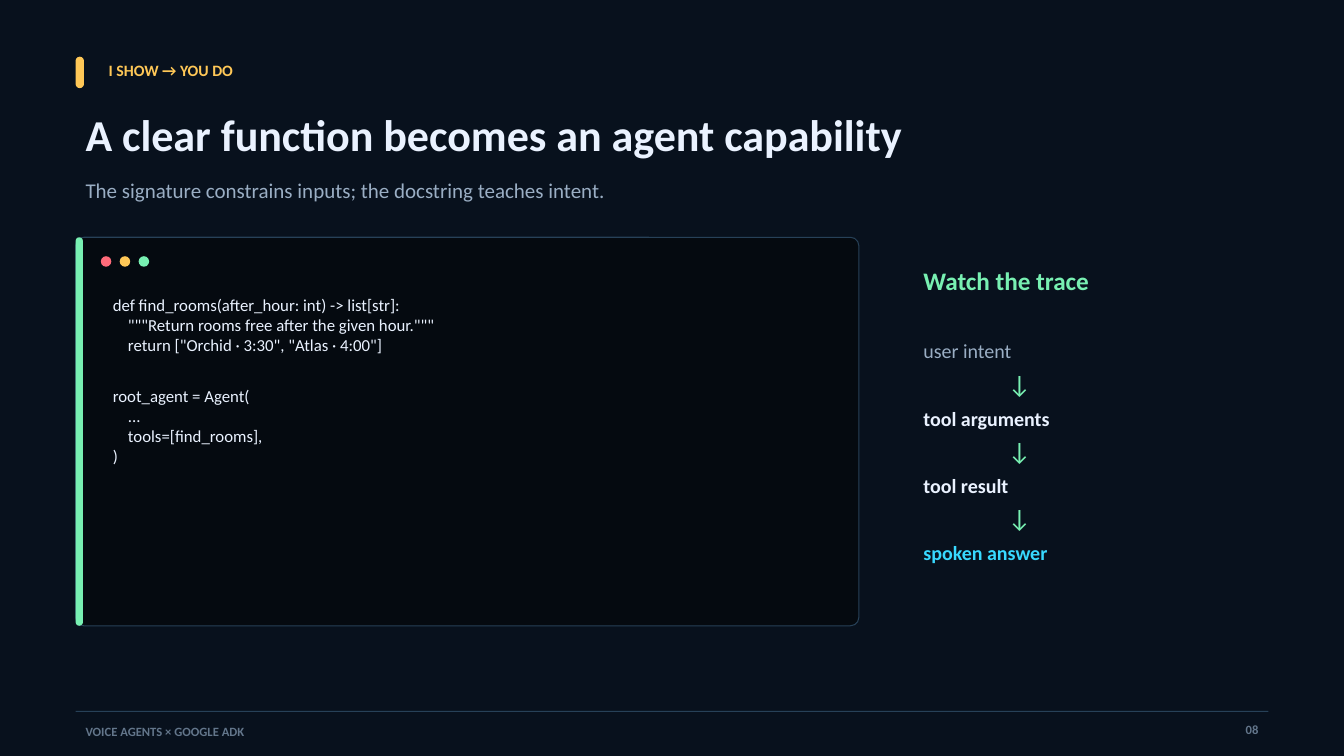
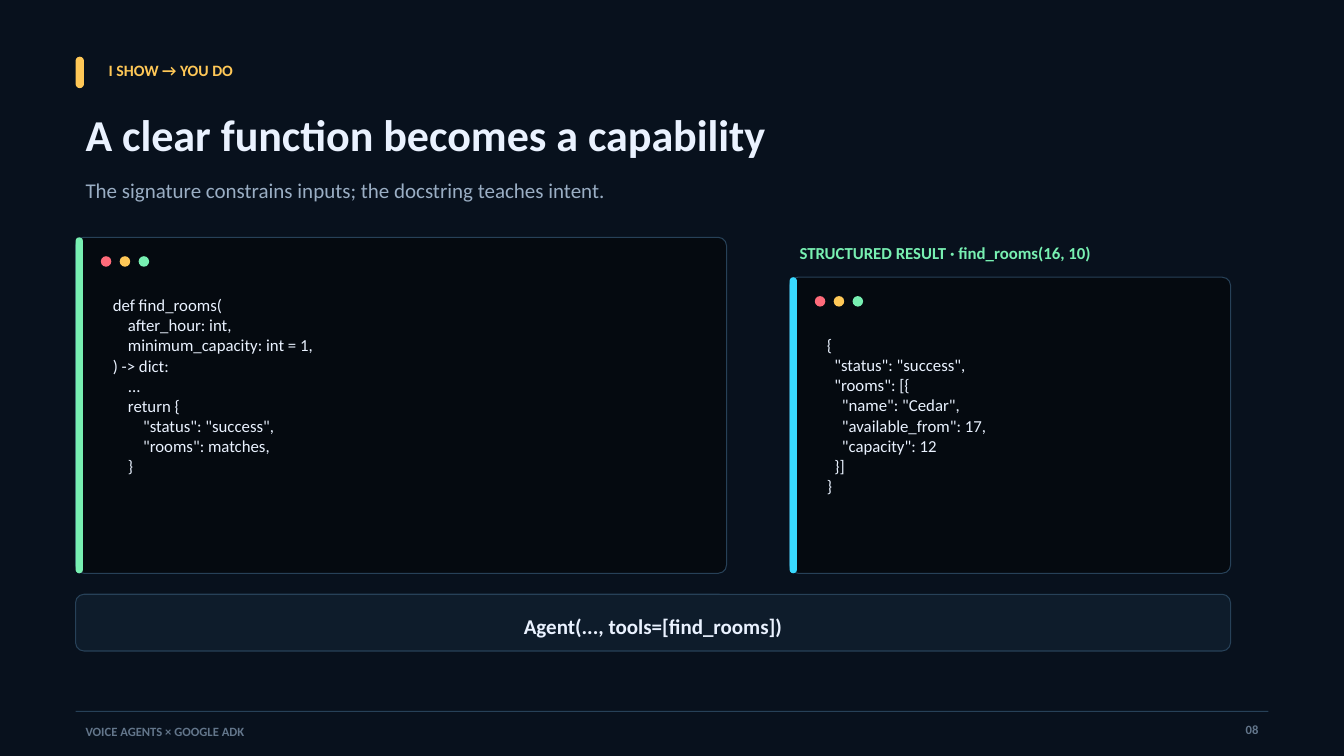
Before and after one commit to aswincsekar/adk-voice-workshop, a slide deck: slide 8 of slides/google-adk-voice-agents-workshop.pptx. Drawn at 1344x756 pixels with LibreOffice and Linux fonts; fonts in the diff are those of the drawing. Boxes give left, top, right and bottom in pixels: in the first picture for what was removed or moved away, otherwise in the second. Text is boxed around its words. In the diff, an @@ line names an element or a change of style, - is before the commit and + after.

Commit message:
Align slides with workshop implementation

```diff
--- a/slides/google-adk-voice-agents-workshop.pptx
+++ b/slides/google-adk-voice-agents-workshop.pptx
@@ text at (86, 120, 765, 158): text changed @@
-A clear function becomes an agent capability
+A clear function becomes a capability
@@ rounded rectangle: place and size @@
-rounded rectangle at (76, 237, 83, 625)
+rounded rectangle at (76, 237, 83, 573)
@@ rounded rectangle: place and size @@
-rounded rectangle at (76, 237, 859, 625)
+rounded rectangle at (76, 237, 727, 573)
@@ rounded rectangle at (76, 237, 727, 573): proportions changed @@
@@ text at (800, 246, 1090, 262): text changed; size 18 to 12 pt @@
-Watch the trace
+STRUCTURED RESULT · find_rooms(16, 10)
@@ text at (113, 299, 313, 372): text changed @@
-def find_rooms(after_hour: int) -> list[str]:
-"""Return rooms free after the given hour."""
-return ["Orchid · 3:30", "Atlas · 4:00"]
-root_agent = Agent(
+def find_rooms(
+after_hour: int,
+minimum_capacity: int = 1,
+) -> dict:
@@ rounded rectangle added at (789, 277, 1231, 574), fill #050A10, outline #274158 0.75 pt @@
@@ rounded rectangle added at (789, 277, 797, 574), fill #38D9FF @@
@@ ellipse added at (815, 296, 825, 307), fill #FF6B7A @@
@@ ellipse added at (834, 296, 844, 307), fill #FFC857 @@
@@ ellipse added at (853, 296, 863, 307), fill #78F0B2 @@
@@ text added at (834, 359, 986, 455), 12 pt, text #EAF2FF @@
+{
+"status": "success",
+"rooms": [{
+"name": "Cedar",
+"available_from": 17,
+"capacity": 12
+}]
+}
@@ text removed at (923, 344, 1011, 358) @@
-user intent
@@ text removed at (993, 363, 1046, 394) @@
-↓
@@ text at (128, 401, 274, 454): text changed @@
-tools=[find_rooms],
-)
+return {
+"status": "success",
+"rooms": matches,
+}
@@ text removed at (923, 412, 1050, 430) @@
-tool arguments
@@ text removed at (993, 431, 1046, 462) @@
-↓
@@ text removed at (923, 479, 1008, 493) @@
-tool result
@@ text removed at (993, 498, 1046, 529) @@
-↓
@@ text removed at (923, 546, 1047, 563) @@
-spoken answer
@@ rounded rectangle added at (76, 595, 1231, 651), fill #0E1C2B, outline #274158 0.75 pt @@
@@ text added at (524, 618, 782, 638), 15 pt, text #EAF2FF, bold @@
+Agent(..., tools=[find_rooms])
```
Also in this commit, not shown: 4 other slides changed.
